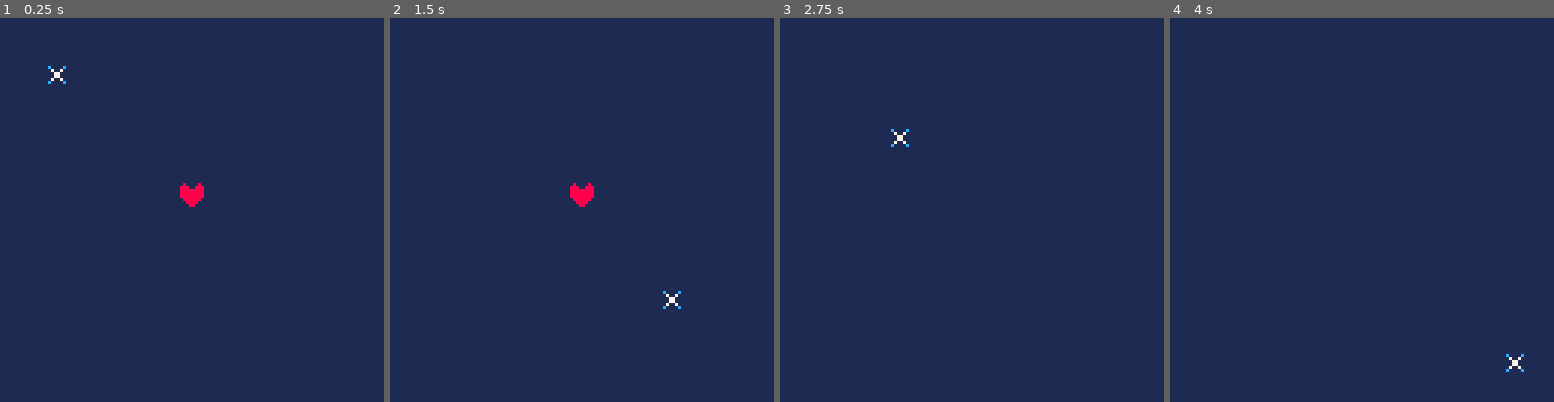
Above: before the commit, frames 1-4 (left to right).
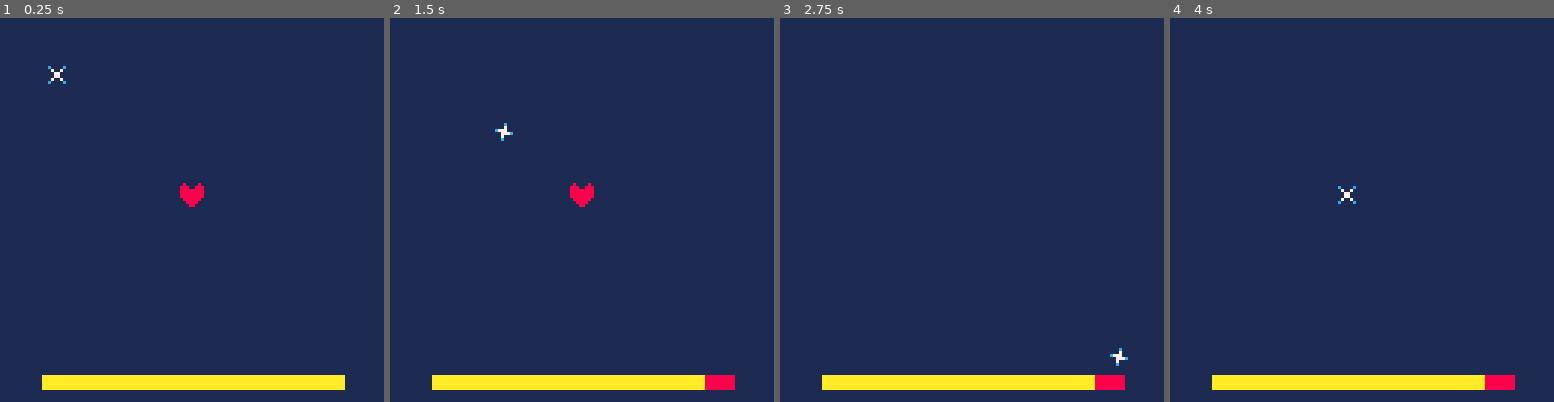
Above: after the commit, the same moments.

Repository: hiddenwaffle/pico8-sandbox
Game: PICO-8 cartridge undertale-stars.p8
Same seed, same stepped clock (60 frames per second), same inputs: the game is played once before the commit and once after it.
Inputs:
- Up to frame 1 (0.25 s): no input
- Up to frame 2 (1.5 s): no input
- Up to frame 3 (2.75 s): hold Right 1.6-2.1 s; hold Up 2.15-2.42 s; hold Right from 2.47 s (still down)
- Up to frame 4 (4 s): release Right at 3.03 s; hold Left 3.08-3.58 s; hold Down 3.63-3.97 s

The runs differ from the first frame. In frame 1, 3.1% of the frame differs, in the area x 10-90%, y 92-97%; in frame 2, 3.2%, in the area x 10-90%, y 27-97%; in frame 3, 3.2%; in frame 4, 3.2%.

Commit message:
Add collision check

Diff:
--- a/undertale-stars.p8
+++ b/undertale-stars.p8
@@ -12,6 +12,7 @@
     g_stars[i] = create_stars()
   end
   g_star_count_target = 1
+  g_health = 100 -- 0 to 100
 end
 
 function create_stars()
@@ -34,6 +35,7 @@
 function _update60()
   update_player()
   update_stars()
+  check_collision()
 end
 
 function update_player()
@@ -75,7 +77,9 @@
 function cleanup_stars()
   local current = 0
   for star in all(g_stars) do
-    if star.x < 0 or star.x > 128 or star.y > 128 then -- edges of screen except top
+    if star.x < 0 or
+       star.x > 128 or
+       star.y > 128 then -- edges of screen except top
       reset_star(star)
     end
   end
@@ -109,10 +113,41 @@
   return count
 end
 
+function check_collision()
+  for star in all(g_stars) do
+    if heart_overlap(star) then
+      handle_collision(star)
+    end
+  end
+end
+
+-- hitboxes slightly smaller than 8x8
+-- modified from: https://www.geeksforgeeks.org/find-two-rectangles-overlap/
+function heart_overlap(star)
+  local l1_x = g_heart.x + 1
+  local l1_y = g_heart.y + 1
+  local r1_x = g_heart.x + 6
+  local r1_y = g_heart.y + 6
+  local l2_x = star.x + 1
+  local l2_y = star.y + 1
+  local r2_x = star.x + 6
+  local r2_y = star.y + 6
+  if (l1_x > r2_x or l2_x > r1_x) return false
+  if (l1_y > r2_y or l2_y > r1_y) return false
+  return true
+end
+
+function handle_collision(star)
+  g_health -= 10
+  -- todo: handle g_health <= 0
+  reset_star(star)
+end
+
 function _draw()
   cls(1)
   draw_player()
   draw_stars()
+  draw_health()
 end
 
 function draw_player()
@@ -127,6 +162,14 @@
   end
 end
 
+-- 128 - 100 = 28
+-- 28 / 7 = 14
+function draw_health()
+  local offset = g_health -- assumes 0 <= g_health <= 100
+  rectfill(14, 119, 14 + 100,    123,  8) -- red
+  rectfill(14, 119, 14 + offset, 123, 10) -- yellow
+end
+
 __gfx__
 00000000080000800000000000000000000000000000000000000000000000000000000000000000000000000000000000000000000000000000000000000000
 00000000888008880c0000c0000c00000000c0000000000000000000000000000000000000000000000000000000000000000000000000000000000000000000
